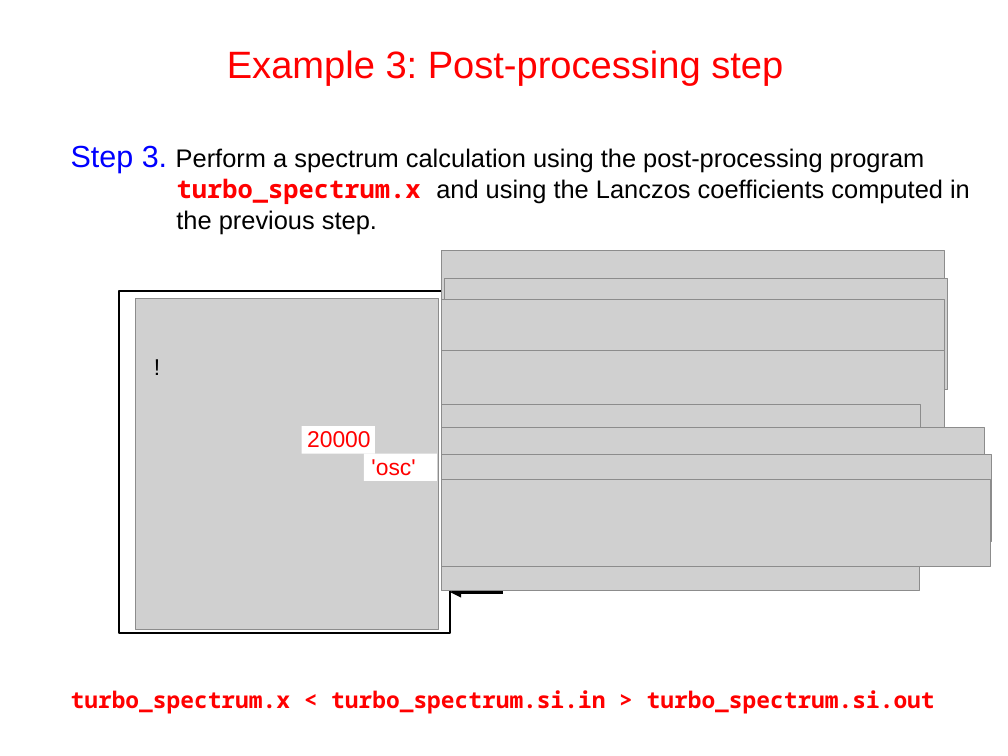
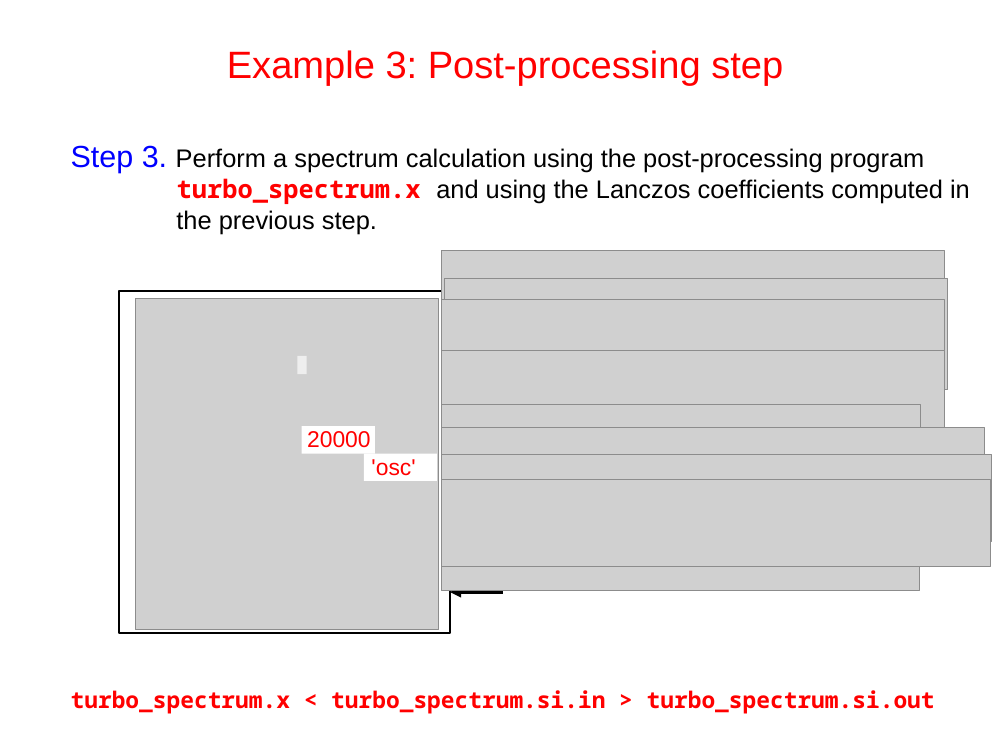
Before and after one commit to thepranab/materials-for-max-qe2021-online-school, a slide deck: slide 34 of slides.sources/handson-day6.odp. Drawn at 1008x756 pixels with LibreOffice and Linux fonts; fonts in the diff are those of the drawing; grey boxes stand for pictures. Boxes give left, top, right and bottom in pixels: in the first picture for what was removed or moved away, otherwise in the second. Text is boxed around its words. In the diff, an @@ line names an element or a change of style, - is before the commit and + after.

```diff
--- a/slides.sources/handson-day6.odp
+++ b/slides.sources/handson-day6.odp
@@ text removed at [145, 349, 169, 383] @@
-!
@@ rectangle added at [297, 356, 306, 374], fill #EEEEEE @@
```
Also in this commit, not shown: 12 other slides changed, 12 other files.
